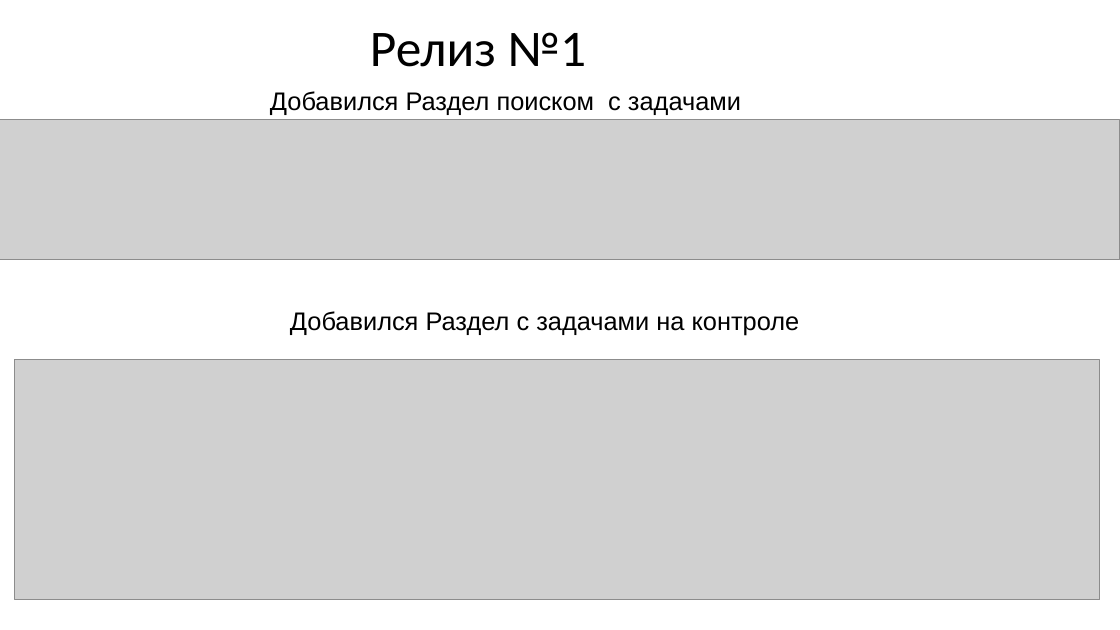
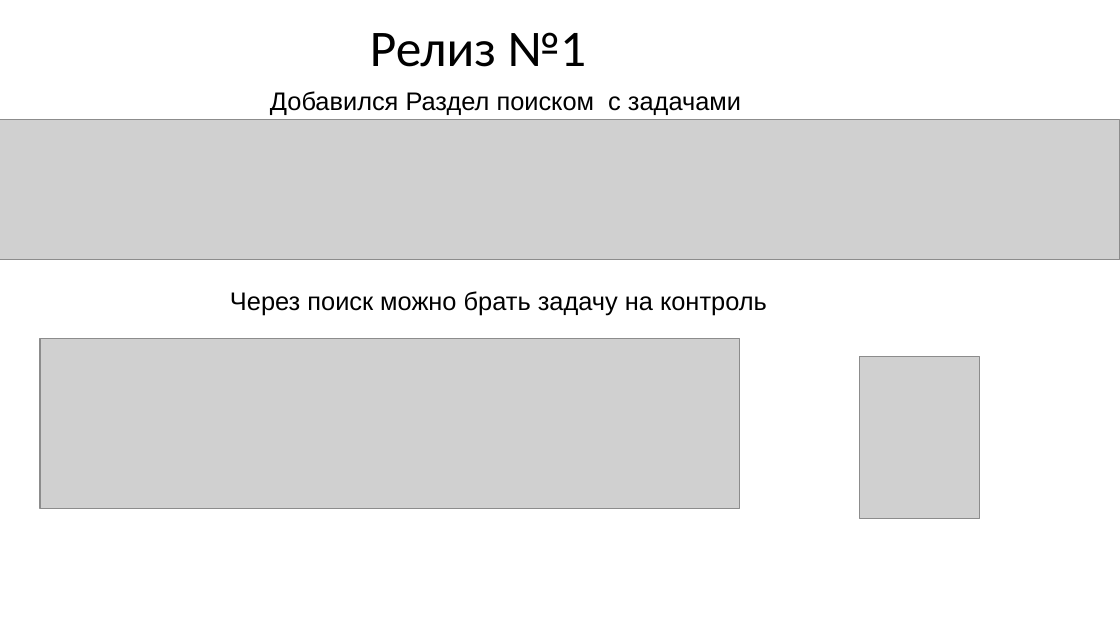
Before and after one commit to akharkov88/Project_Efim_new, a slide deck: slide 2 of Презентация с релизами.pptx. Drawn at 1120x630 pixels with LibreOffice and Linux fonts; fonts in the diff are those of the drawing; grey boxes stand for pictures. Boxes give left, top, right and bottom in pixels: in the first picture for what was removed or moved away, otherwise in the second. Text is boxed around its words. In the diff, an @@ line names an element or a change of style, - is before the commit and + after.

```diff
--- a/Презентация с релизами.pptx
+++ b/Презентация с релизами.pptx
@@ text added at <box>230,291,767,315</box>, 18 pt, text #000000 @@
+Через поиск можно брать задачу на контроль
@@ text removed at <box>290,311,800,335</box> @@
-Добавился Раздел с задачами на контроле
@@ picture: place and size @@
-picture at <box>14,360,1100,600</box>
+picture at <box>40,338,740,508</box>
@@ picture added at <box>860,357,981,518</box> @@
```
Also in this commit, not shown: 1 other slide changed, 7 slides added, 7 other files.
